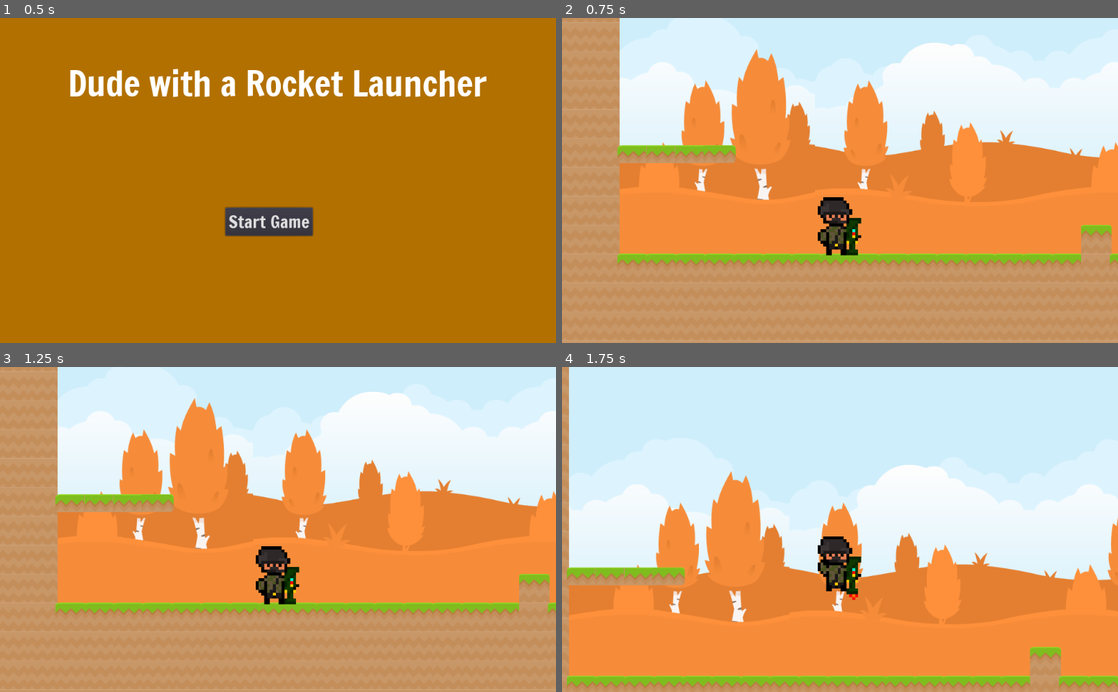
Above: before the commit, frames 1-4 (two rows, left to right).
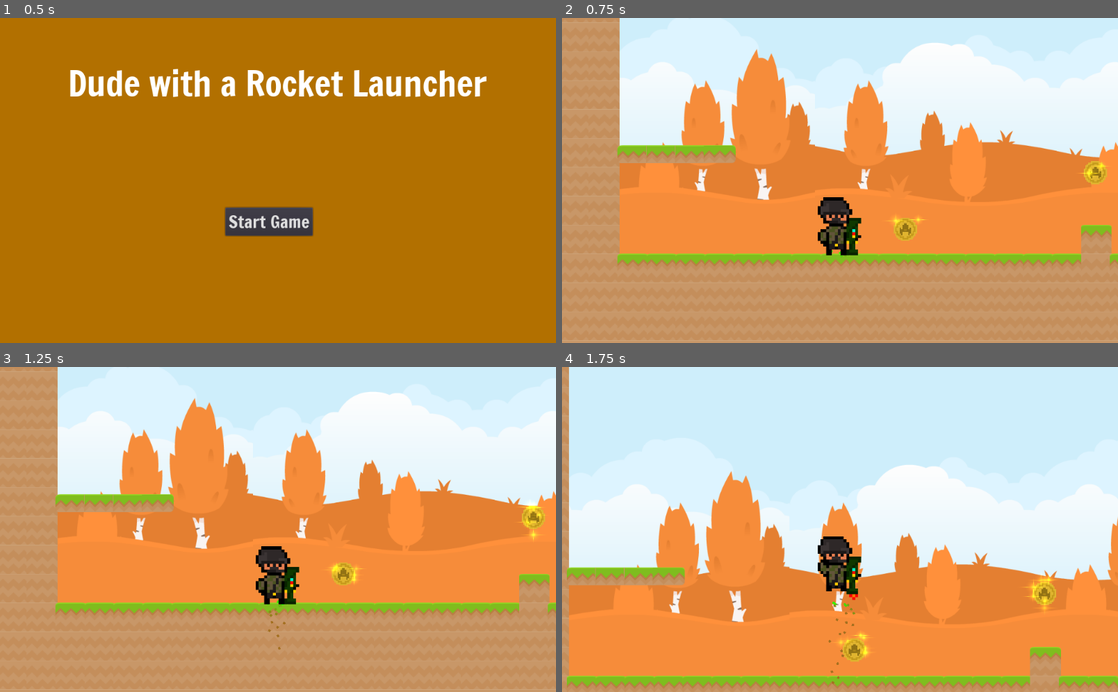
Above: after the commit, the same moments.

Repository: bsu-cs315/P2-ncbarber
Game: Godot game, scene res://src/Title.tscn
Same seed, same stepped clock (60 frames per second), same inputs: the game is played once before the commit and once after it.
Inputs:
- Up to frame 1 (0.5 s): no input
- Up to frame 2 (0.75 s): click "Start Game" at 0.5 s
- Up to frame 3 (1.25 s): no input
- Up to frame 4 (1.75 s): hold D (right) from 1.28 s (still down); hold Space (rocket_launch) from 1.28 s (still down); tap W (jump) at 1.52 s

Frame 1 is identical in both runs. In frame 2, 0.5% of the frame differs, in the area x 48-99%, y 44-74%; in frame 3, 0.6%; in frame 4, 0.7%, in the area x 47-89%, y 63-98%.
Error before the commit: Attempt to call function 'instance' in base 'null instance' on a null instance. (res://src/Level.gd:27)

Commit message:
Fixed error code display on coin spawn, and making character particles

Diff:
--- a/project/src/Character.tscn
+++ b/project/src/Character.tscn
@@ -12,7 +12,26 @@
 [ext_resource path="res://assets/rocket_jump/RocketJump4.png" type="Texture" id=10]
 [ext_resource path="res://assets/rocket_jump/RocketJump3.png" type="Texture" id=11]
 
-[sub_resource type="SpriteFrames" id=1]
+[sub_resource type="Gradient" id=1]
+offsets = PoolRealArray( 0, 0.452297 )
+colors = PoolColorArray( 0.171875, 1, 0, 1, 0.644531, 0.441935, 0.125885, 1 )
+
+[sub_resource type="GradientTexture" id=2]
+gradient = SubResource( 1 )
+
+[sub_resource type="ParticlesMaterial" id=3]
+lifetime_randomness = 0.5
+emission_shape = 2
+emission_box_extents = Vector3( 6, 1, 1 )
+flag_disable_z = true
+gravity = Vector3( 0, 98, 0 )
+orbit_velocity = 0.0
+orbit_velocity_random = 0.0
+angle = 360.0
+angle_random = 1.0
+color_ramp = SubResource( 2 )
+
+[sub_resource type="SpriteFrames" id=4]
 animations = [ {
 "frames": [ ExtResource( 1 ) ],
 "loop": true,
@@ -24,6 +43,11 @@
 "name": "jumping",
 "speed": 5.0
 }, {
+"frames": [ ExtResource( 1 ), ExtResource( 2 ), ExtResource( 5 ), ExtResource( 3 ), ExtResource( 5 ) ],
+"loop": true,
+"name": "walking",
+"speed": 5.0
+}, {
 "frames": [ ExtResource( 5 ) ],
 "loop": true,
 "name": "ducking",
@@ -33,29 +57,30 @@
 "loop": true,
 "name": "rocket",
 "speed": 5.0
-}, {
-"frames": [ ExtResource( 1 ), ExtResource( 2 ), ExtResource( 5 ), ExtResource( 3 ), ExtResource( 5 ) ],
-"loop": true,
-"name": "walking",
-"speed": 5.0
 } ]
 
-[sub_resource type="RectangleShape2D" id=2]
+[sub_resource type="RectangleShape2D" id=5]
 extents = Vector2( 247.046, 324.343 )
 
 [node name="Character" type="KinematicBody2D"]
 script = ExtResource( 4 )
 
+[node name="WalkingDirt" type="Particles2D" parent="."]
+position = Vector2( 1.93285, 61.7219 )
+scale = Vector2( 5, 5 )
+amount = 25
+process_material = SubResource( 3 )
+
 [node name="AnimatedSprite" type="AnimatedSprite" parent="."]
 position = Vector2( -1.7803, 1.77881 )
 scale = Vector2( 0.2, 0.2 )
-frames = SubResource( 1 )
+frames = SubResource( 4 )
 animation = "jumping"
 
 [node name="CollisionShape2D" type="CollisionShape2D" parent="."]
 position = Vector2( -0.21228, 0.612473 )
 scale = Vector2( 0.2, 0.2 )
-shape = SubResource( 2 )
+shape = SubResource( 5 )
 
 [node name="Camera" type="Camera2D" parent="."]
 offset = Vector2( 0, -100 )
--- a/project/src/Coin.tscn
+++ b/project/src/Coin.tscn
@@ -1,18 +1,14 @@
-[gd_scene load_steps=14 format=2]
+[gd_scene load_steps=12 format=2]
 
 [ext_resource path="res://assets/coin/coinFrame.png" type="Texture" id=1]
 [ext_resource path="res://assets/coin/coinFrame4.png" type="Texture" id=2]
 [ext_resource path="res://assets/coin/coinFrame3.png" type="Texture" id=3]
 [ext_resource path="res://assets/coin/coinFrame2.png" type="Texture" id=4]
-[ext_resource path="res://assets/Sprites/spotlight_1.png" type="Texture" id=5]
 [ext_resource path="res://assets/Sprites/spotlight_8.png" type="Texture" id=6]
 
 [sub_resource type="CapsuleShape2D" id=1]
 radius = 263.57
 height = 94.9777
-
-[sub_resource type="CanvasItemMaterial" id=3]
-blend_mode = 1
 
 [sub_resource type="SpriteFrames" id=2]
 animations = [ {
@@ -49,11 +45,6 @@
 scale = Vector2( 0.1, 0.1 )
 shape = SubResource( 1 )
 
-[node name="Backlight" type="Sprite" parent="."]
-visible = false
-material = SubResource( 3 )
-texture = ExtResource( 5 )
-
 [node name="AnimatedSprite" type="AnimatedSprite" parent="."]
 scale = Vector2( 0.1, 0.1 )
 frames = SubResource( 2 )
--- a/project/src/CollectCoin.tscn
+++ /dev/null
@@ -1,3 +0,0 @@
-[gd_scene format=2]
-
-[node name="CollectCoin" type="Node2D"]
Not shown: 1 places in project/src/Character.tscn that only renumber resources
Not shown, changed: README.md
